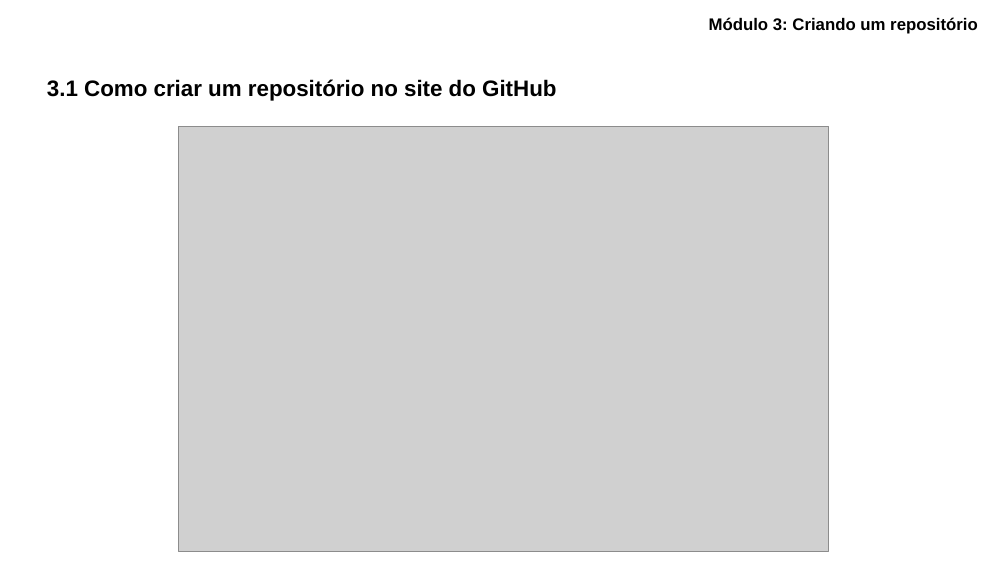
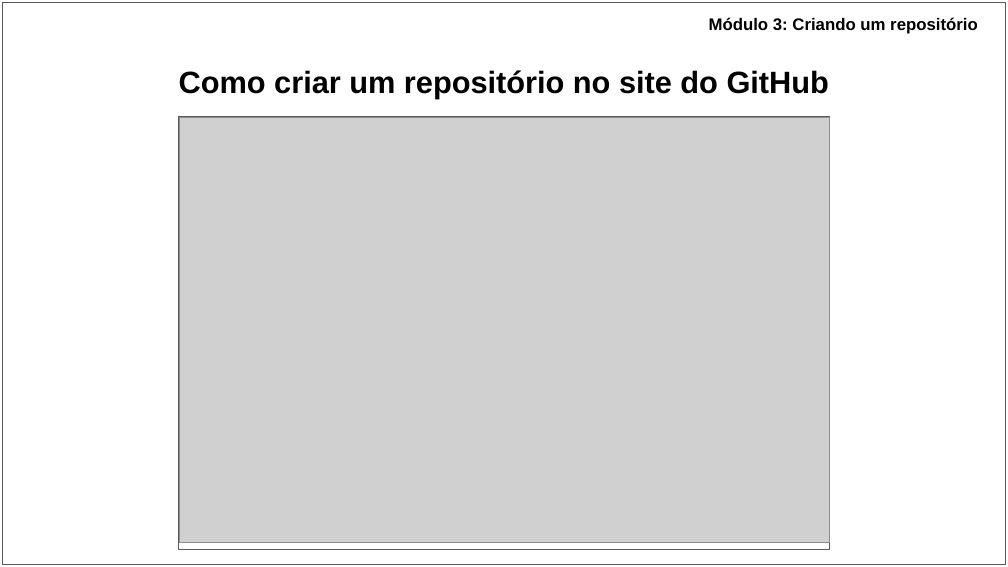
Before and after one commit to ryancunha13/Curso-Git-02, a slide deck: slide 10 of Materiais didáticos/Apresentação - Curso de Git_GitHub.pptx. Drawn at 1008x567 pixels with LibreOffice and Linux fonts; fonts in the diff are those of the drawing; grey boxes stand for pictures. Boxes give left, top, right and bottom in pixels: in the first picture for what was removed or moved away, otherwise in the second. Text is boxed around its words. In the diff, an @@ line names an element or a change of style, - is before the commit and + after.

```diff
--- a/Materiais didáticos/Apresentação - Curso de Git_GitHub.pptx
+++ b/Materiais didáticos/Apresentação - Curso de Git_GitHub.pptx
@@ rectangle added at (2, 2, 1006, 564), fill #FFFFFF, outline #595959 0.75 pt @@
@@ title at (179, 70, 829, 98): text changed; size 16 to 22 pt @@
-3.1 Como criar um repositório no site do GitHub
+Como criar um repositório no site do GitHub
@@ rectangle added at (178, 117, 830, 550), fill #FFFFFF, outline #595959 0.75 pt @@
@@ picture: place and size @@
-picture at (179, 126, 830, 551)
+picture at (179, 118, 830, 543)
```
Also in this commit, not shown: 38 other slides changed, 2 slides added, 3 other files.
